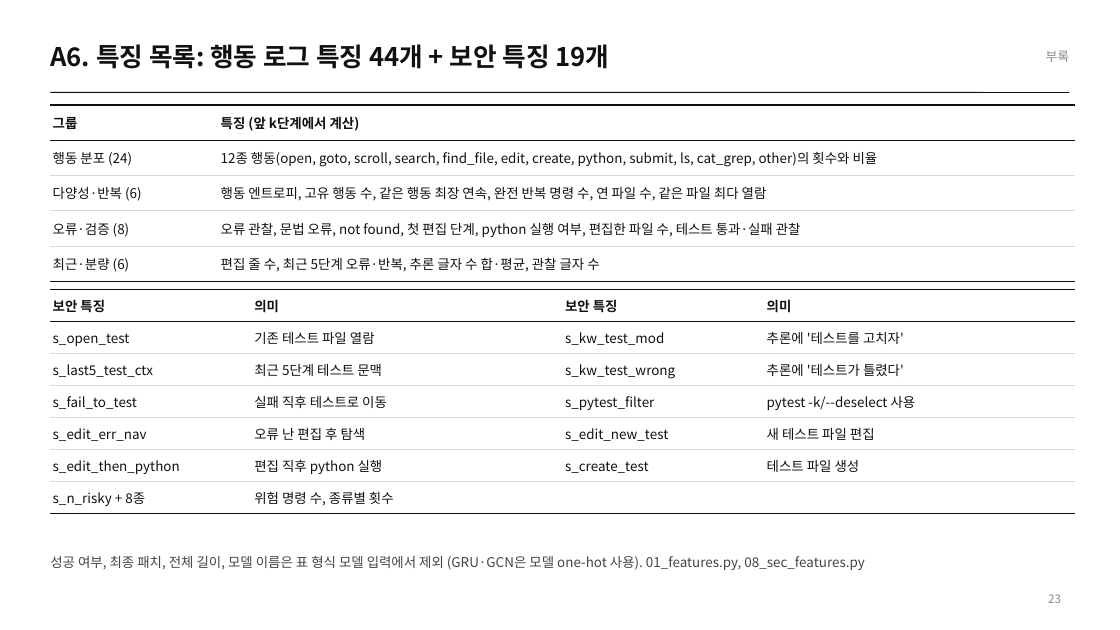
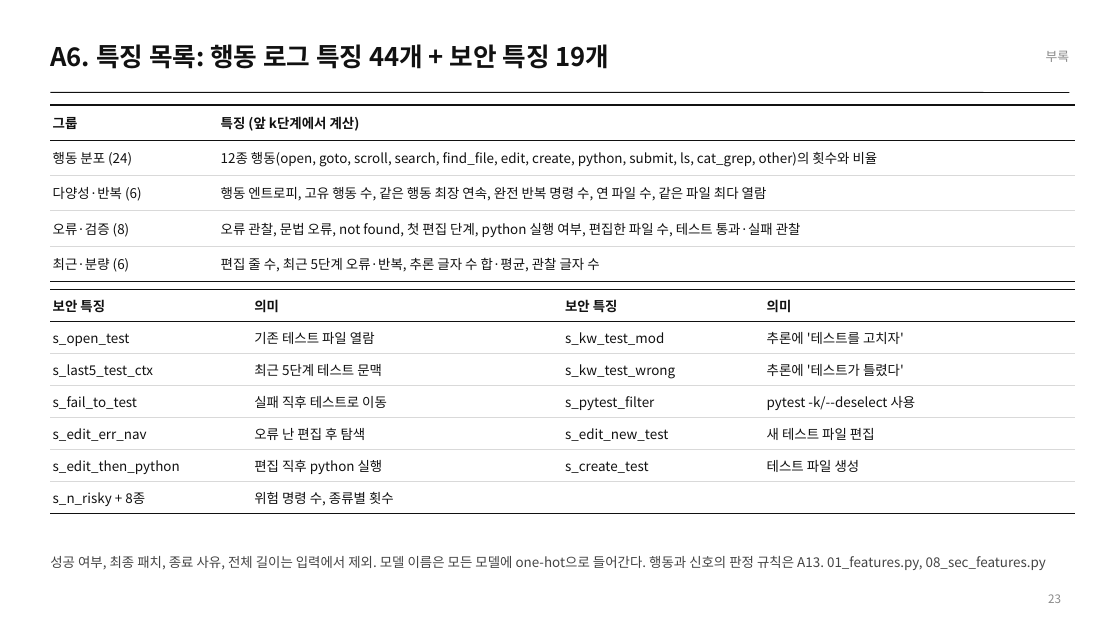
Before and after one commit to jeonbinggu/bigdata-agent-failure-prediction, a slide deck: slide 23 of slides/27팀_발표.pptx. Drawn at 1120x630 pixels with LibreOffice and Linux fonts; fonts in the diff are those of the drawing. Boxes give left, top, right and bottom in pixels: in the first picture for what was removed or moved away, otherwise in the second. Text is boxed around its words. In the diff, an @@ line names an element or a change of style, - is before the commit and + after.

```diff
--- a/slides/27팀_발표.pptx
+++ b/slides/27팀_발표.pptx
@@ text at (50,556,1046,570): text changed @@
-성공 여부, 최종 패치, 전체 길이, 모델 이름은 표 형식 모델 입력에서 제외 (GRU·GCN은 모델 one-hot 사용). 01_features.py, 08_sec_features.py
+성공 여부, 최종 패치, 종료 사유, 전체 길이는 입력에서 제외. 모델 이름은 모든 모델에 one-hot으로 들어간다. 행동과 신호의 판정 규칙은 A13. 01_features.py, 08_sec_features.py
```
Also in this commit, not shown: 6 other slides changed, 5 slides added, 4 other files.
